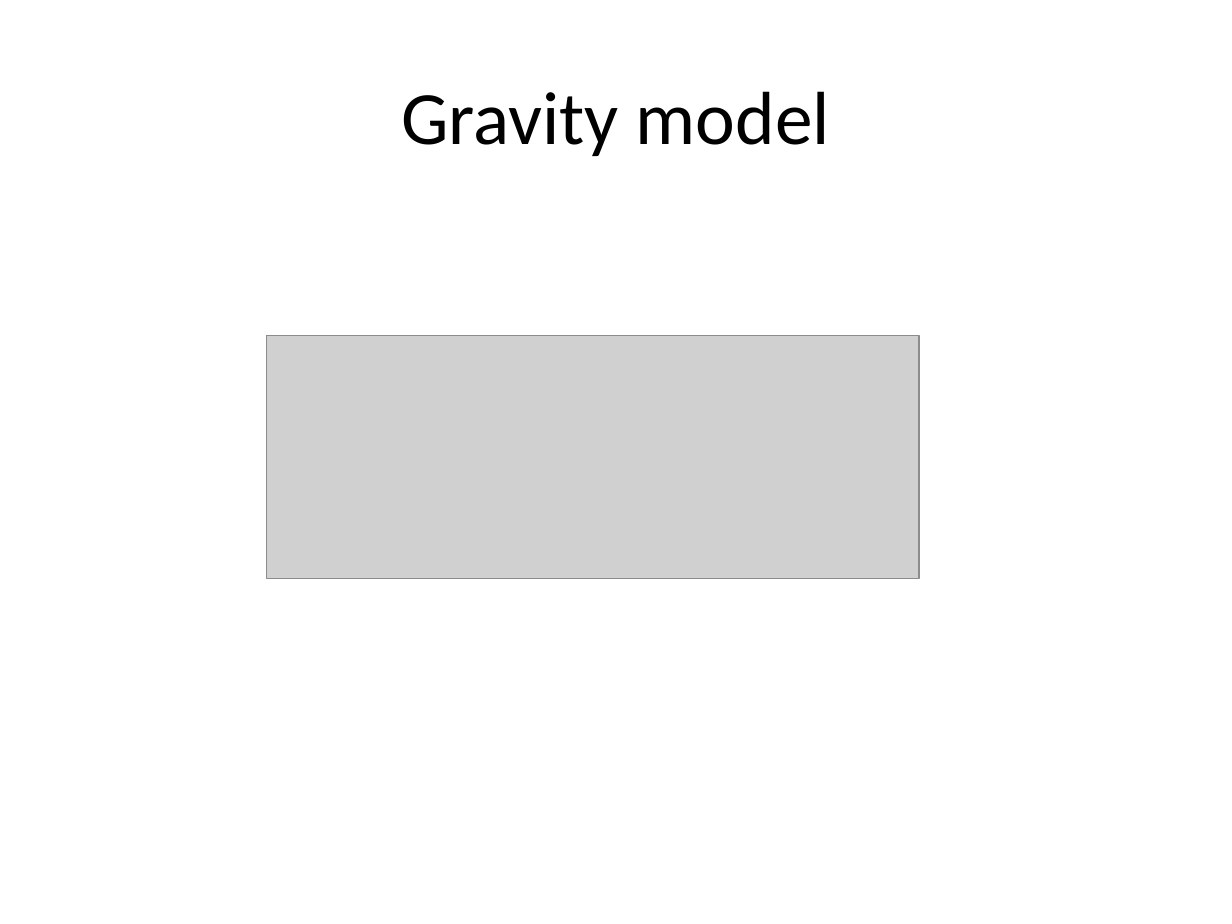
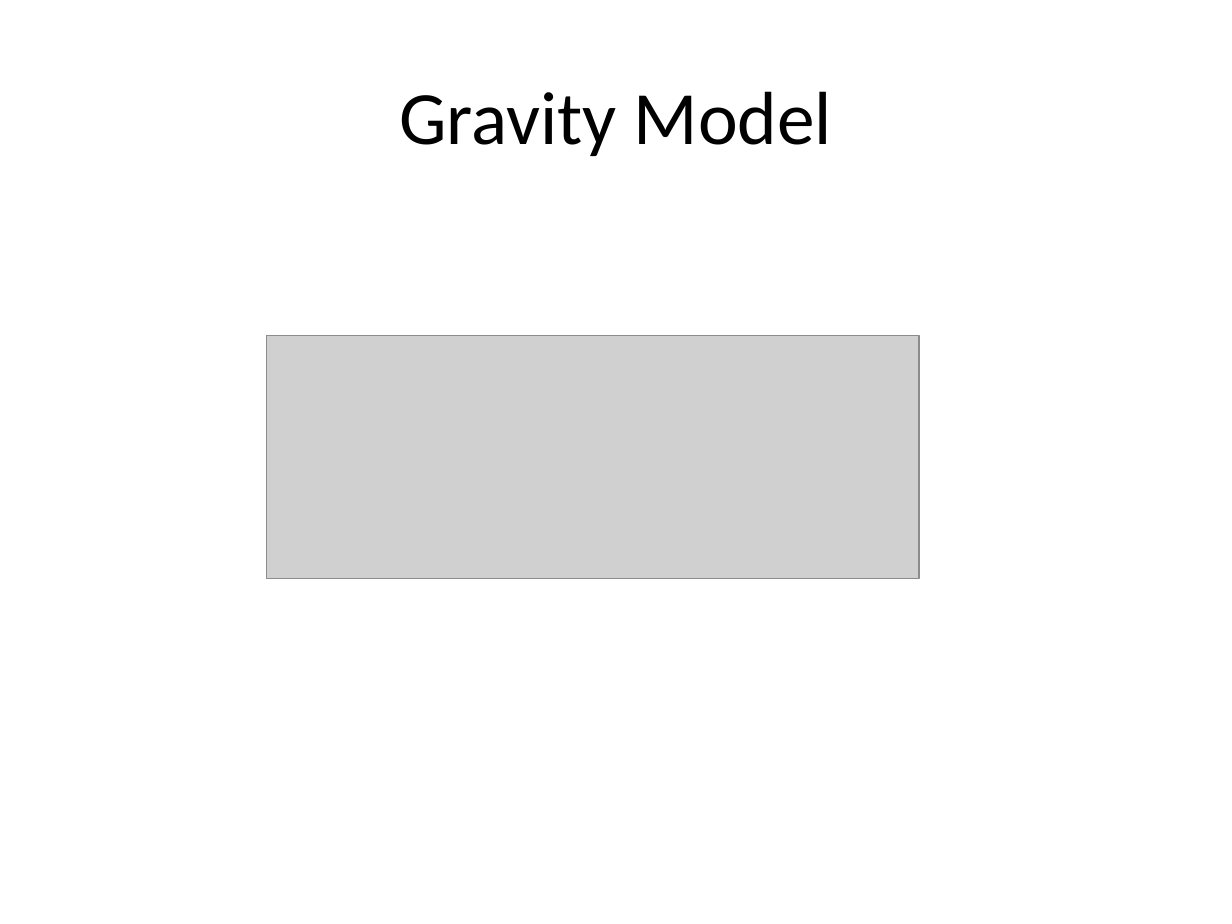
Before and after one commit to EleSwag/Elias-und-Mario, a slide deck: slide 4 of presentation/Part II and III.pptx. Drawn at 1232x924 pixels with LibreOffice and Linux fonts; fonts in the diff are those of the drawing; grey boxes stand for pictures. Boxes give left, top, right and bottom in pixels: in the first picture for what was removed or moved away, otherwise in the second. Text is boxed around its words. In the diff, an @@ line names an element or a change of style, - is before the commit and + after.

```diff
--- a/presentation/Part II and III.pptx
+++ b/presentation/Part II and III.pptx
@@ title at (399, 91, 832, 156): text changed @@
-Gravity model
+Gravity Model
```
Also in this commit, not shown: 3 other slides changed, 7 slides added, 7 other files.
